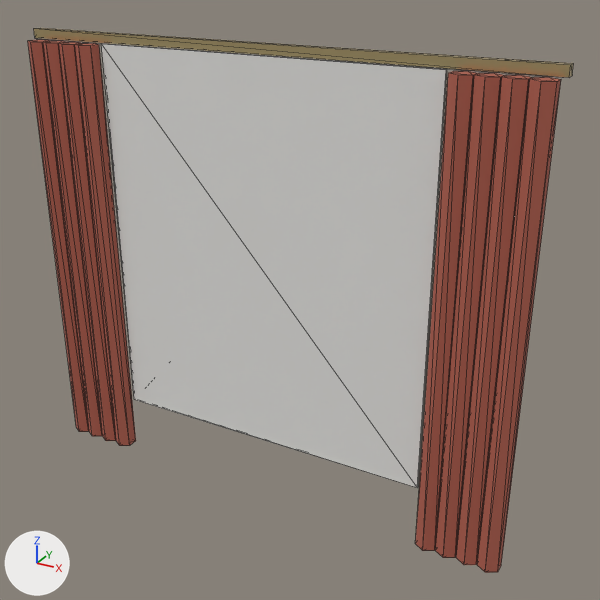
An edit to the glTF model assets/models/apartment/curtains.glb, drawn before and after from the same camera.
Both versions are drawn from a 50 mm lens placed at (1.7, -2.8, 3.01), pointed at (0.15, 0.02, 1.6). Lighting does not change. The marker at lower left points along +X, +Y and +Z. The first picture is the older version. Mesh edges are drawn as thin lines. Vertices at exactly the same position are counted once.

Objects in the first picture: 'curtains'.
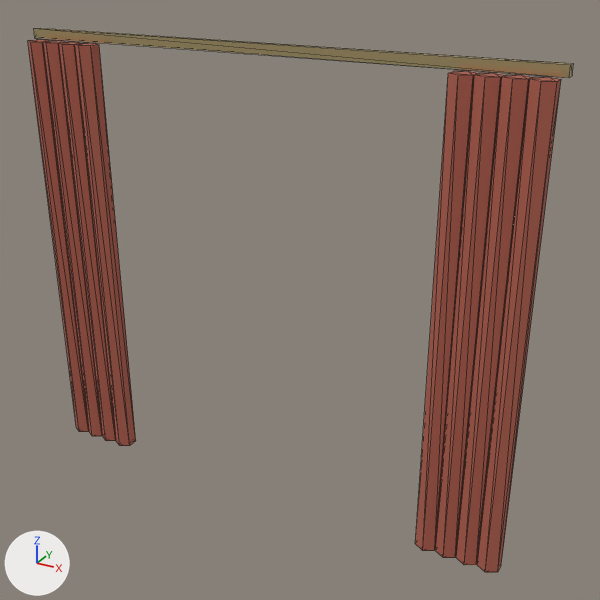
Scene script edits in JSON lines:
```json
{"block": "me_cube_172", "where": "# used by ob_curtains; location = (0.0, 0.0, 0.0)"}
{"op": "remove", "block": "me_cube_172", "code": "me_cube_172.from_pydata(...)  # 112 vertices, 184 faces; spans x -1.15..1.15, y -0.11..0.02, z 0.64..2.64"}
{"op": "add", "block": "me_cube_172", "code": "me_cube_172.from_pydata(...)  # 104 vertices, 172 faces; spans x -1.15..1.15, y -0.11..0.02, z 0.64..2.64"}
{"block": "me_cube_172", "change": "me_cube_172 part 1: the loose piece of 8 vertices spanning x -0.75..0.75, y -0.04, z 0.9..2.6 is deleted"}
{"op": "remove", "block": "me_cube_172", "code": "me_cube_172.materials.append(mat_tulle)  # white #fcfcf9"}
```

Pixel boxes [x1, y1, x2, y2] of what changed, in the pictures (600 x 600 px):
```json
{"part": 1, "of": "me_cube_172", "change": "deleted", "before": [101, 44, 447, 488]}
```
